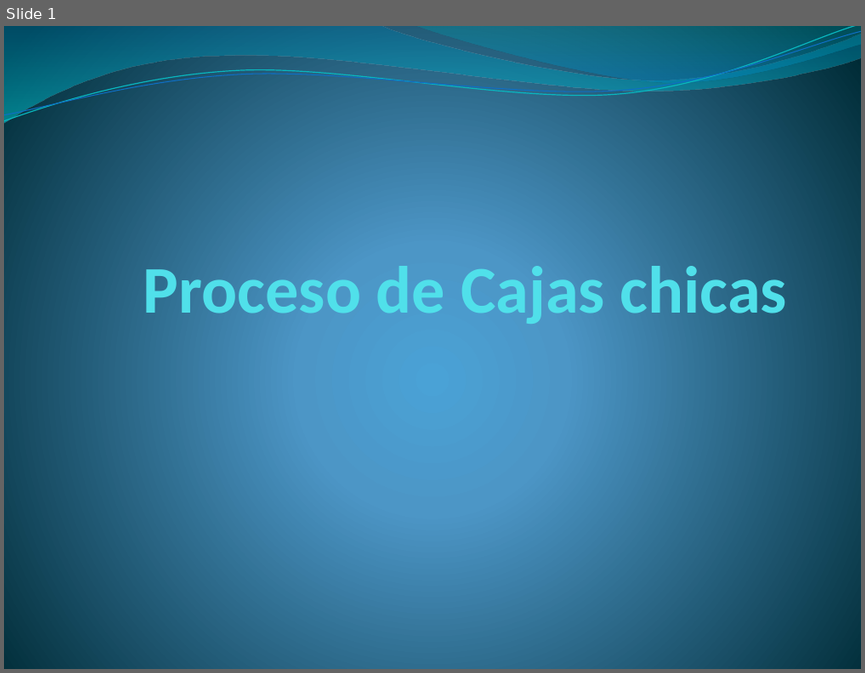
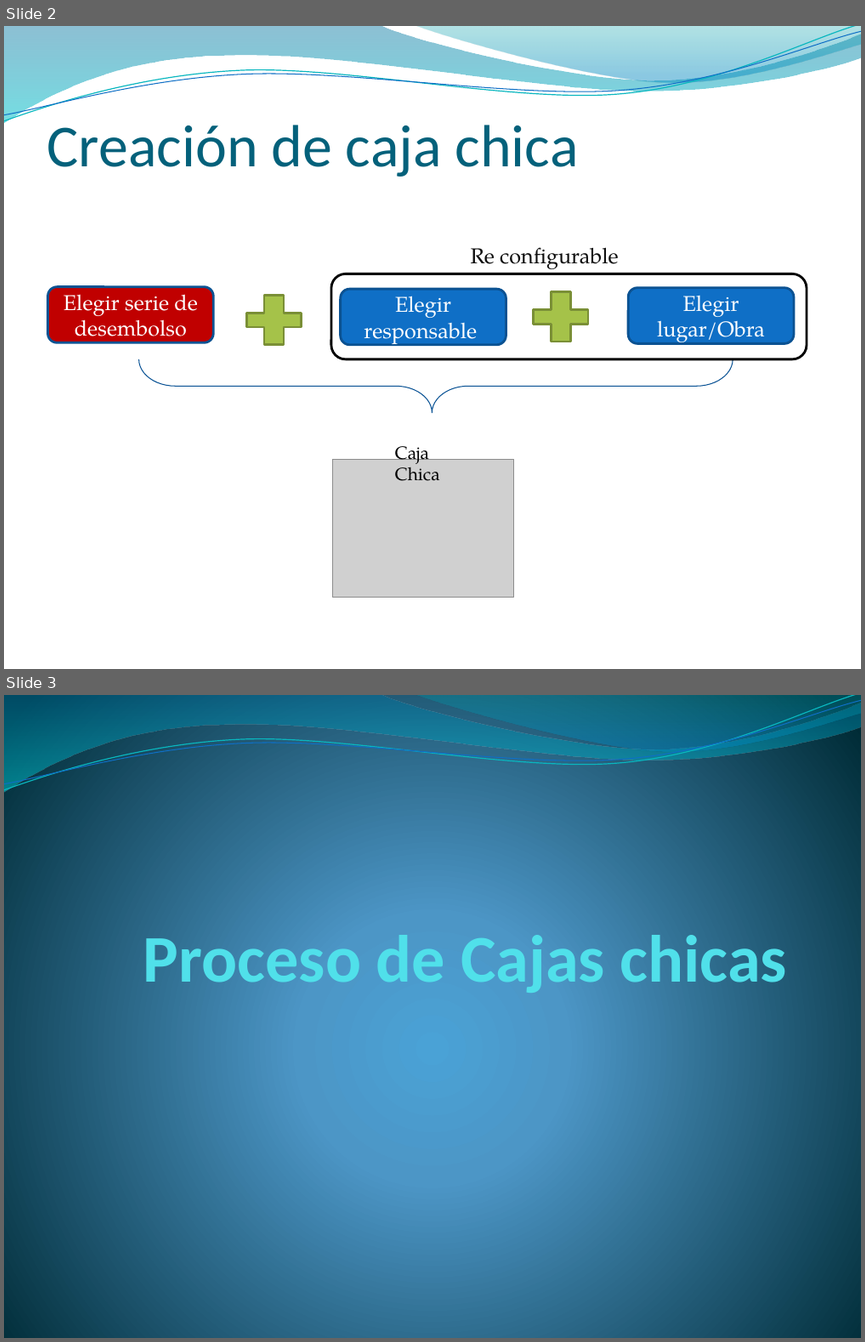
Before and after one commit to camiloreynaga/mech, a slide deck: Presentaciones/Proceso de Cajas chicas.pptx. Shown one above the other, each under a label of ours: slide 1 before the commit, slides 2 and 3 after it. The pictures are 865x673 and 865x1342 pixels, drawn with LibreOffice and Linux fonts; fonts in the diff are those of the drawing; grey boxes stand for pictures; background and template pictures are left out. Boxes give left, top, right and bottom in pixels: in the first picture for what was removed or moved away, otherwise in the second. Text is boxed around its words. In the diff, an @@ line names an element or a change of style, - is before the commit and + after.

```diff
--- a/Presentaciones/Proceso de Cajas chicas.pptx
+++ b/Presentaciones/Proceso de Cajas chicas.pptx
@@ slide 2 added at <box>4,26,861,669</box>, background picture (left out); not listed: 4 template elements that a slide beside it also shows @@
@@ title added at <box>46,125,579,176</box>, 50 pt, text #04617B @@
+Creación de caja chica
@@ group added at <box>331,247,806,359</box>: 3 rounded rectangles, 1 plus, 1 text @@
+Elegir responsable
+Elegir lugar/Obra
+Re configurable
@@ rounded rectangle added at <box>47,286,213,342</box>, fill #C00000, outline #0B5292 2 pt, 18 pt, text #FFFFFF @@
+Elegir serie de desembolso
@@ plus added at <box>246,295,302,345</box>, fill #A5C249, outline #7A9036 2 pt @@
@@ right brace added at <box>139,359,732,412</box>, outline #095295 0.75 pt @@
@@ picture added at <box>333,459,514,596</box> @@
@@ text added at <box>395,446,440,481</box>, 15 pt, text #000000 @@
+Caja Chica
@@ what was slide 1 is now slide 3 @@
```
Also in this commit, not shown: 2 slides changed, 4 other slides added.
